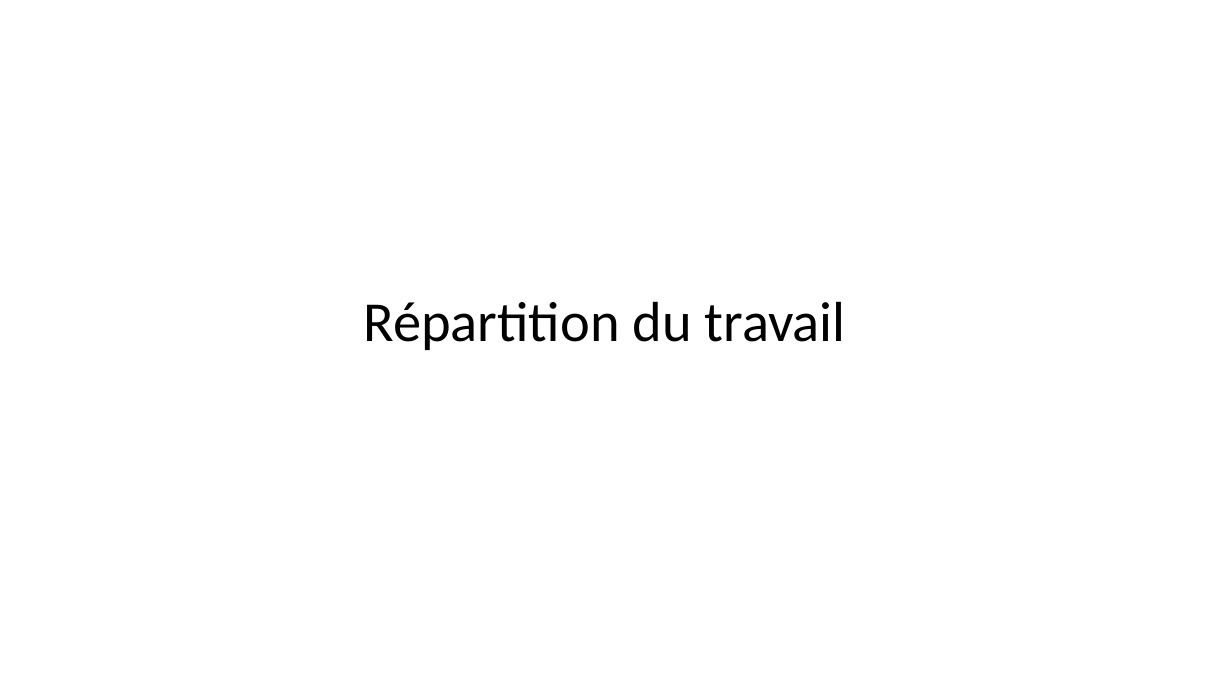
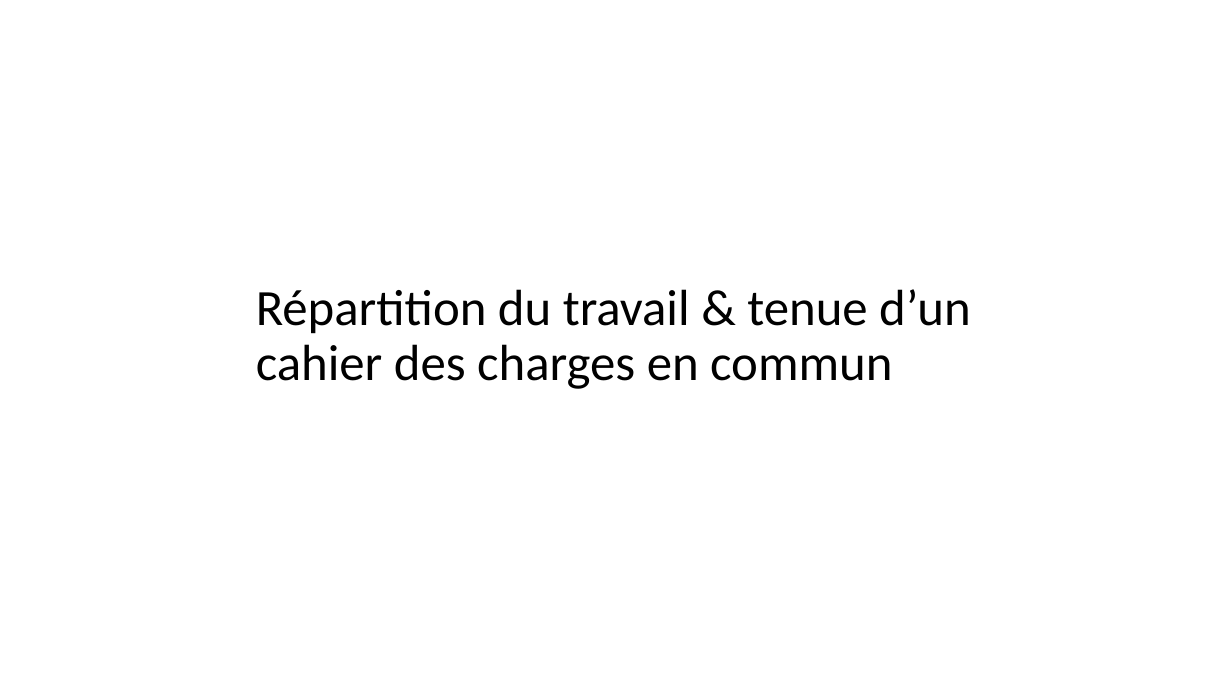
Before and after one commit to FC-Dijkstra/Minifilm_ImgWeb, a slide deck: slide 12 of Projet L3 Informatique_powerpointPrésentation (paslefinaljustecontenu).pptx (slide 7 before the commit). Drawn at 1232x693 pixels with LibreOffice and Linux fonts; fonts in the diff are those of the drawing. Boxes give left, top, right and bottom in pixels: in the first picture for what was removed or moved away, otherwise in the second. Text is boxed around its words. In the diff, an @@ line names an element or a change of style, - is before the commit and + after.

```diff
--- a/Projet L3 Informatique_powerpointPrésentation (paslefinaljustecontenu).pptx
+++ b/Projet L3 Informatique_powerpointPrésentation (paslefinaljustecontenu).pptx
@@ title at [256, 289, 971, 389]: text changed; size 44 to 39.6 pt @@
-Répartition du travail
+Répartition du travail & tenue d’un cahier des charges en commun
```
Also in this commit, not shown: 4 other slides changed, 10 slides added, 3 slides removed.
